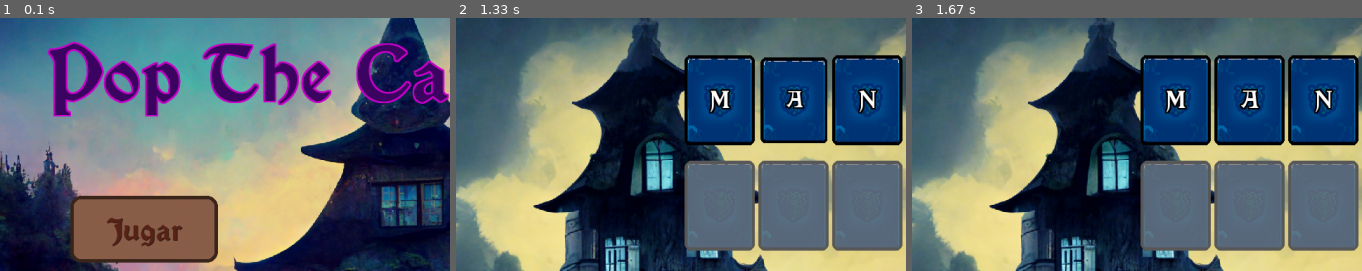
Above: before the commit, frames 1-3 (left to right).
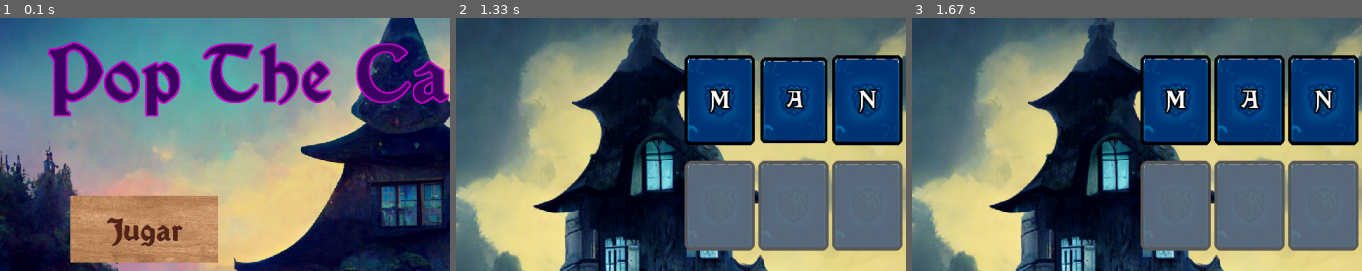
Above: after the commit, the same moments.

Repository: juliancz-a/SP_GRUPO_5_Pygame
Game: pygame game, started from code/class_game.py
Two runs of this game, one before a commit and one after it. Both use one fixed random seed, a clock stepped at 60 frames per second and the inputs below.
Inputs (mouse positions are % of the whole screen's width and height, from its top left):
- Up to frame 1 (0.1 s): no input
- Up to frame 2 (1.33 s): click "Jugar" at 0.38 s; press the mouse at (37, 23) at 1.2 s; move the mouse to (44, 18) at 1.3 s
- Up to frame 3 (1.67 s): release the mouse at (51, 14) at 1.43 s
The pictures show only the part of the screen within x 0-50%, y 7-57%; the shares and areas given below are measured in that part.

The runs differ from the first frame. In frame 1, 8.1% of the frame differs, in the area x 15-49%, y 69-97%; in frame 2, nothing differs; in frame 3, nothing differs.

Commit message:
diseño_2 20/6

Diff:
--- a/code/class_menu.py
+++ b/code/class_menu.py
@@ -9,7 +9,7 @@
         self.original_wh = wh
         self.background = MENU_BACKGROUND
 
-        self.play_button = Box(self.original_wh, (100,300), (210,95), press_sound=PRESS_SOUND)
+        self.play_button = Box(self.original_wh, (100,300), (210,95), press_sound=PRESS_SOUND, image=r"code\data\img\wood_texture.jpg")
         self.options_button = Box(self.original_wh, (100,420), (210,95), press_sound=PRESS_SOUND)
         self.exit_button = Box(self.original_wh, (100,540), (210,95), press_sound=PRESS_SOUND)
 
@@ -73,6 +73,7 @@
             self.options_button.draw_text(self.surface, "Opciones", LETRAS_2, FUENTE_1, 60, shadow=True, border_thickness=1, border_color=BORDE_2)
 
             self.play_button.draw_box(self.surface, border_radius=15, border=True, border_width=5)
+            self.play_button.draw_image(self.surface)
             self.play_button.draw_text(self.surface, "Jugar", LETRAS_2, FUENTE_1, 60, shadow=True, border_thickness=1, border_color=BORDE_2)
 
             self.title.draw_text(self.surface, "Pop The Card", COLOR_LETRAS, FUENTE_1, 80, border=True, border_thickness=2, border_color=TITULO)
Binary file added: code/data/img/wood_texture.jpg
